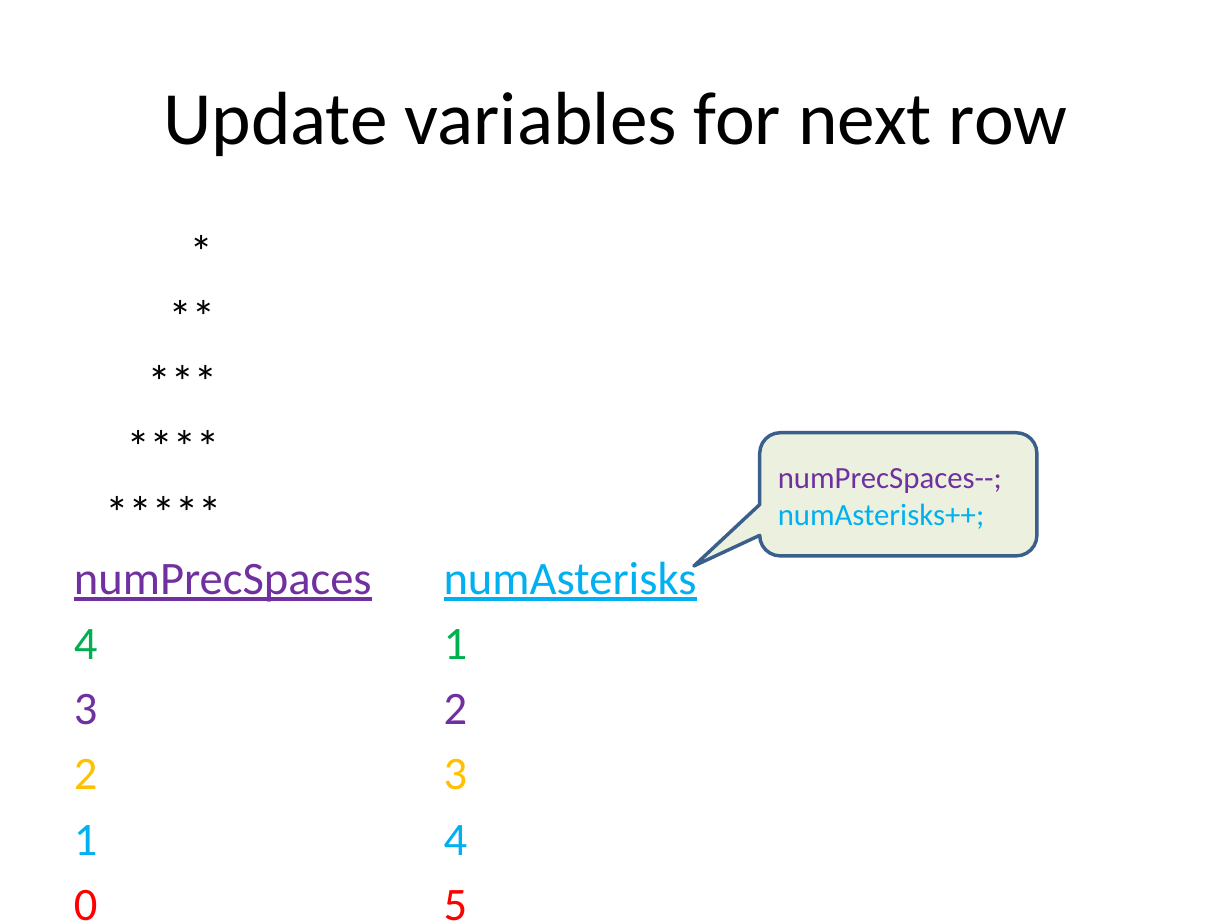
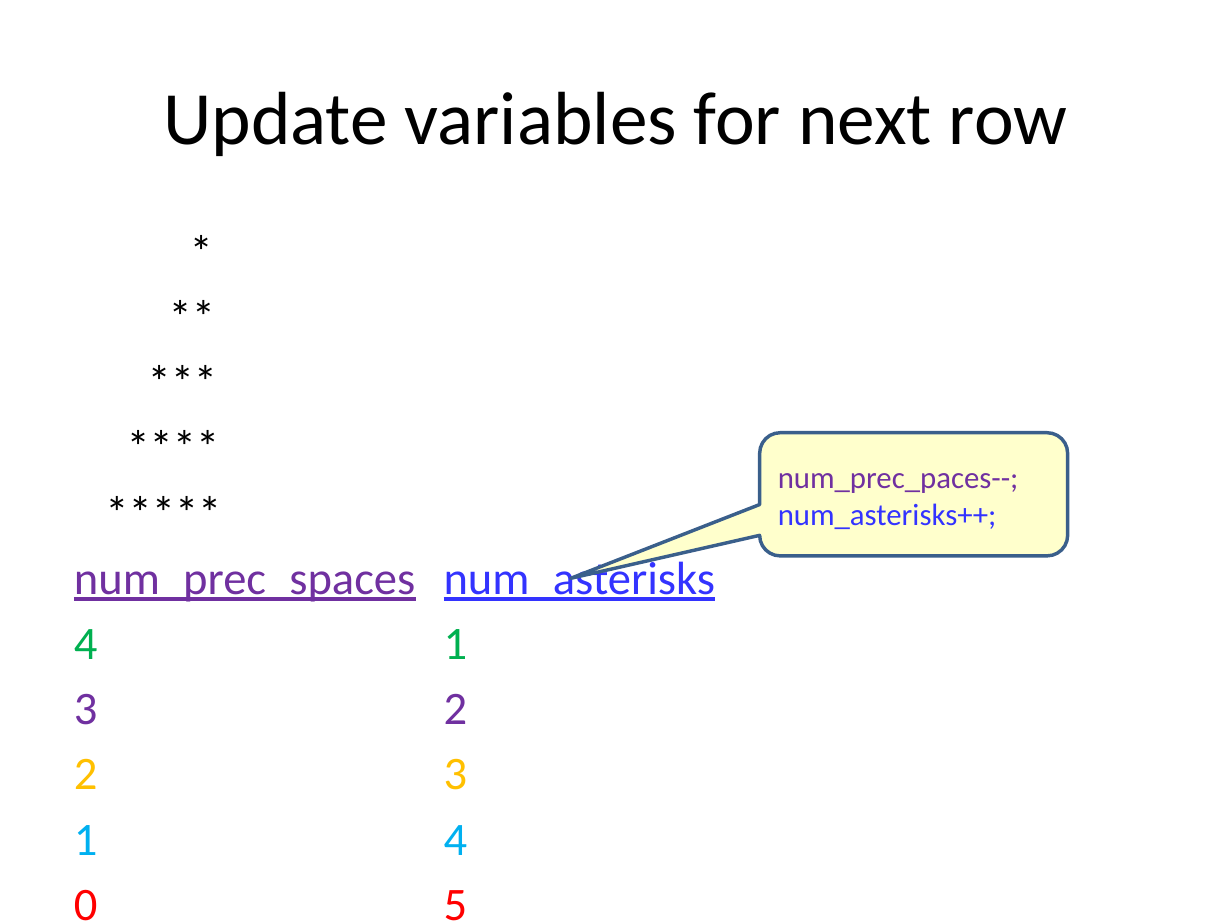
Before and after one commit to tong-yee/tong-yee.github.io, a slide deck: slide 30 of 135/slides/ch04/asterisk_pattern.pptx (slide 29 before the commit). Drawn at 1232x924 pixels with LibreOffice and Linux fonts; fonts in the diff are those of the drawing. Boxes give left, top, right and bottom in pixels: in the first picture for what was removed or moved away, otherwise in the second. Text is boxed around its words. In the diff, an @@ line names an element or a change of style, - is before the commit and + after.

```diff
--- a/135/slides/ch04/asterisk_pattern.pptx
+++ b/135/slides/ch04/asterisk_pattern.pptx
@@ rounded speech box "num_prec_paces--;": place and size @@
-rounded speech box "num_prec_paces--;" at <box>760,432,1037,556</box>
+rounded speech box "num_prec_paces--;" at <box>760,432,1068,556</box>
@@ rounded speech box "num_prec_paces--;" at <box>760,432,1068,556</box>: fill #EBF1DE to #FFFFCC; proportions changed @@
@@ text in rounded speech box at <box>778,473,1019,529</box>: text changed @@
-numPrecSpaces--;
-numAsterisks++;
+num_prec_paces--;
+num_asterisks++;
@@ text at <box>74,555,716,602</box>: text changed @@
-numPrecSpaces numAsterisks
+num_prec_spaces num_asterisks
```
Also in this commit, not shown: 11 other slides changed, 6 slides added, 2 slides removed, 24 other files.
